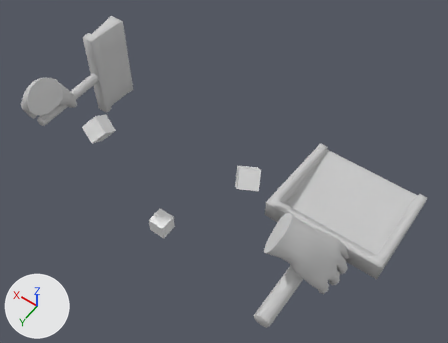
An edit to the FBX model assetsource/models/hands/hands_tempSweep.FBX, drawn before and after from the same camera.
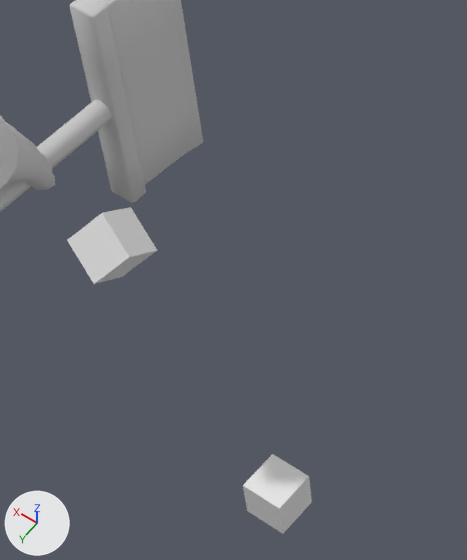
Old and new are each drawn whole from a 50 mm camera at (-1.43, 1.39, 3.0) aimed at (-0.24, -0.28, 0.38) and again close up on the part from 13% to 52% of the width and 10% to 72% of the height. Lighting does not change. The marker at lower left points along +X, +Y and +Z. Where no turn or scale is listed for an object, it has been applied to the vertices.

Objects in the first close-up: 'Box001', 'leftArm', 'maleHandsStrong', 'root'.
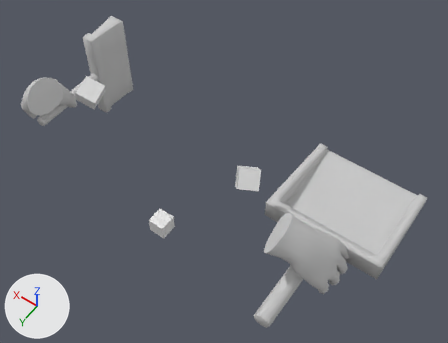
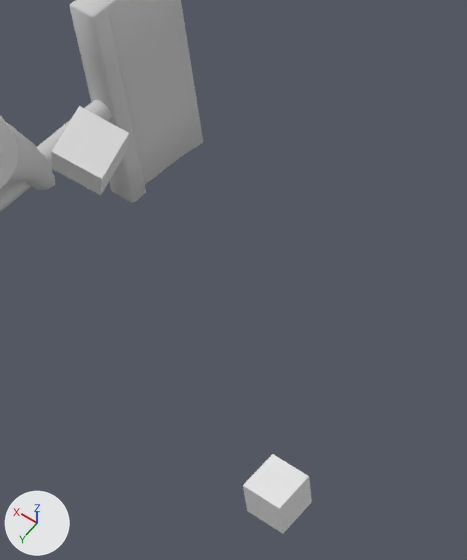
Where the change shows, as pixel boxes [x1, y1, x2, y2] in the close-ups (467 x 560 px):
'leftArm', moved, turned: before [67, 207, 157, 284]; after [52, 106, 129, 195]

Patch to the scene script:
```diff
--- a/assetsource/models/hands/hands_tempSweep.FBX.py
+++ b/assetsource/models/hands/hands_tempSweep.FBX.py
@@ ob_leftarm @@
 ob_leftarm.parent = ob_root
-ob_leftarm.location = (13.77, 0.446, 23.4)
-ob_leftarm.rotation_euler = (0.762, -0.513, -0.301)  # degrees (44, -29, -17)
+ob_leftarm.location = (13.77, 0.446, 33.62)
+ob_leftarm.rotation_euler = (-0.343, -0.381, 0.278)  # degrees (-20, -22, 16)
```
